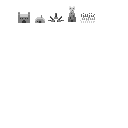
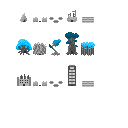
Before/after of a 128x128 layered artwork. What changed in the layer stack:
painted on "Tiles" over [16, 6, 95, 87]
